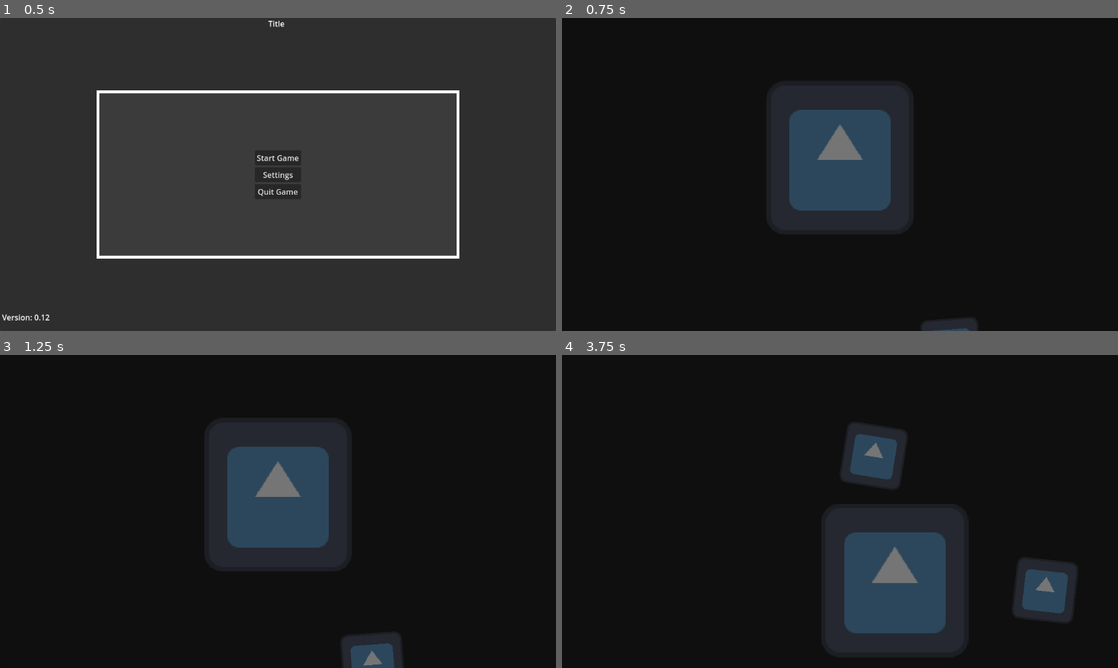
Above: before the commit, frames 1-4 (two rows, left to right).
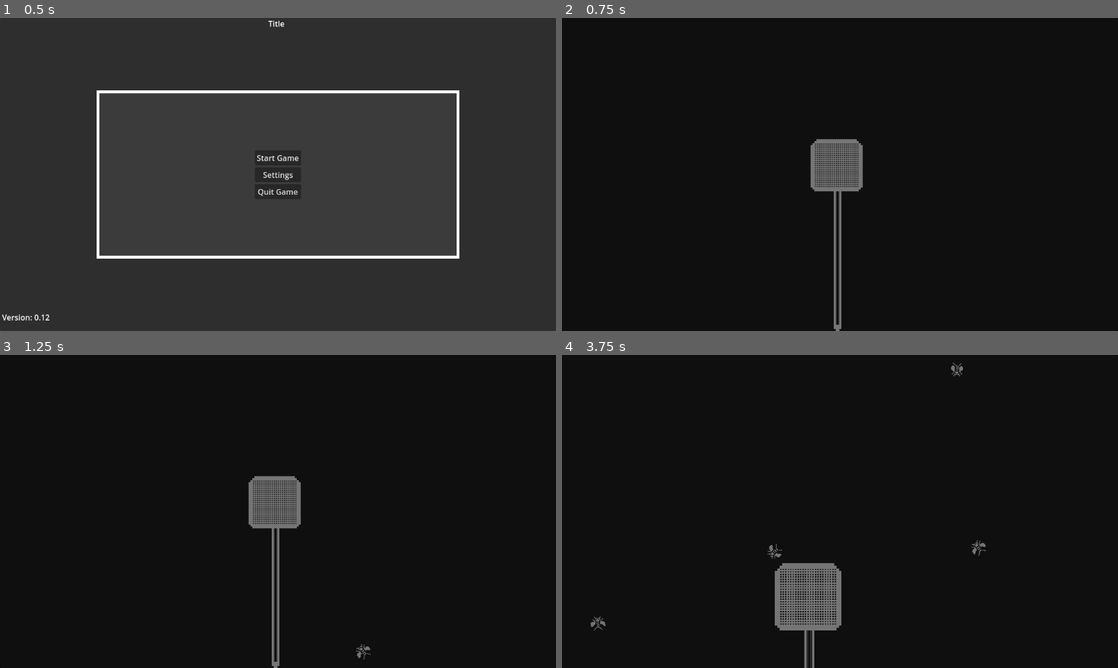
Above: after the commit, the same moments.

Repository: markusweiss/godot-template
Game: Godot game, scene res://start.tscn
Two runs of this game, one before a commit and one after it. Both use one fixed random seed, a clock stepped at 60 frames per second and the inputs below. The project has no main scene, so this scene is started directly. The engine's default icon, where the game draws it, is replaced by a stand-in: a white triangle on a blue panel in a dark square. Sound files missing from this copy of the repository are replaced by a short silence.
Inputs (mouse positions are in pixels of both pictures, inside the frame that each line leads up to):
- Up to frame 1 (0.5 s): no input
- Up to frame 2 (0.75 s): click "Start Game" at 0.5 s
- Up to frame 3 (1.25 s): no input
- Up to frame 4 (3.75 s): move the mouse to (962, 495) at 1.27 s; hold Right (move_right) 1.28-2 s; click (962, 495) at 1.42 s; drag from (728, 527) to (912, 630) at 2.02 s; move the mouse to (895, 442) at 2.77 s; hold Right (move_right) 2.78-3.5 s; click (895, 442) at 2.92 s; drag from (812, 574) to (1062, 592) at 3.52 s

Frame 1 is identical in both runs. In frame 2, 12% of the frame differs, in the area x 37-75%, y 21-100%; in frame 3, 12%; in frame 4, 17%, in the area x 5-93%, y 2-100%.

Commit message:
add a lot of music, sprite and scripting stuff

Diff:
--- a/default_bus_layout.tres
+++ b/default_bus_layout.tres
@@ -1,6 +1,9 @@
-[gd_resource type="AudioBusLayout" load_steps=2 format=3 uid="uid://foxf25uttuf3"]
+[gd_resource type="AudioBusLayout" load_steps=3 format=3 uid="uid://foxf25uttuf3"]
 
 [sub_resource type="AudioEffectSpectrumAnalyzer" id="AudioEffectSpectrumAnalyzer_g28q7"]
+resource_name = "SpectrumAnalyzer"
+
+[sub_resource type="AudioEffectSpectrumAnalyzer" id="AudioEffectSpectrumAnalyzer_j3pel"]
 resource_name = "SpectrumAnalyzer"
 
 [resource]
@@ -13,6 +16,8 @@
 bus/1/bypass_fx = false
 bus/1/volume_db = 0.0
 bus/1/send = &"Master"
+bus/1/effect/0/effect = SubResource("AudioEffectSpectrumAnalyzer_j3pel")
+bus/1/effect/0/enabled = true
 bus/2/name = &"SFX"
 bus/2/solo = false
 bus/2/mute = false
--- /dev/null
+++ b/features/Enemys/bug.tscn
@@ -0,0 +1,34 @@
+[gd_scene load_steps=5 format=3 uid="uid://dwcfwf214efb5"]
+
+[ext_resource type="Script" uid="uid://wb6uw1jqlodj" path="res://features/Enemys/fly.gd" id="1_hjytj"]
+[ext_resource type="Texture2D" uid="uid://d0u7ibrqee6bi" path="res://features/player/assets/images/icon.svg" id="2_gmxvx"]
+
+[sub_resource type="SpriteFrames" id="SpriteFrames_rg8gr"]
+animations = [{
+"frames": [],
+"loop": true,
+"name": &"default",
+"speed": 5.0
+}, {
+"frames": [{
+"duration": 1.0,
+"texture": ExtResource("2_gmxvx")
+}],
+"loop": true,
+"name": &"fliegen",
+"speed": 5.0
+}]
+
+[sub_resource type="RectangleShape2D" id="RectangleShape2D_acdtr"]
+size = Vector2(216, 153)
+
+[node name="Fly" type="Area2D"]
+script = ExtResource("1_hjytj")
+
+[node name="AnimatedSprite2D" type="AnimatedSprite2D" parent="."]
+sprite_frames = SubResource("SpriteFrames_rg8gr")
+animation = &"fliegen"
+
+[node name="CollisionShape2D" type="CollisionShape2D" parent="."]
+position = Vector2(8, -7)
+shape = SubResource("RectangleShape2D_acdtr")
--- a/features/Enemys/fly.gd
+++ b/features/Enemys/fly.gd
@@ -4,7 +4,12 @@
 
 var speed := Vector2.ZERO
 var screen_size : Vector2
-#var is_clickable := true  # Kann deaktiviert werden, wenn nötig
+
+# Für Richtungsänderung
+var change_dir_timer := 0.0
+var change_dir_interval := 1.5  # Startwert – wird nach jeder Änderung neu zufällig gesetzt
+var max_speed := 500  # Maximale Geschwindigkeit
+var min_speed := 150  # Minimale Geschwindigkeit
 
 func _ready():
 	randomize()
@@ -12,67 +17,61 @@
 	setup_spawn()
 	sprite.play("fliegen")
 
-	#mouse_entered.connect(_on_mouse_entered)
-	#mouse_exited.connect(_on_mouse_exited)
-	#input_event.connect(_on_input_event)
-
 func setup_spawn():
-	# Zufällige Startposition an einem der Bildschirmränder
 	var start_side = randi() % 4
 	var target_pos : Vector2
 
 	match start_side:
-		0:  # Rechts
+		0:
 			position = Vector2(screen_size.x + 50, randf_range(0, screen_size.y))
 			target_pos = Vector2(-50, randf_range(0, screen_size.y))
-		1:  # Links
+		1:
 			position = Vector2(-50, randf_range(0, screen_size.y))
 			target_pos = Vector2(screen_size.x + 50, randf_range(0, screen_size.y))
-		2:  # Oben
+		2:
 			position = Vector2(randf_range(0, screen_size.x), -50)
 			target_pos = Vector2(randf_range(0, screen_size.x), screen_size.y + 50)
-		3:  # Unten
+		3:
 			position = Vector2(randf_range(0, screen_size.x), screen_size.y + 50)
 			target_pos = Vector2(randf_range(0, screen_size.x), -50)
 
-	# Zufällige Geschwindigkeitsvariation
-	var base_speed = randf_range(100, 500)
-	# Richtungsvektor zur Zielposition berechnen
+	var base_speed = randf_range(min_speed, max_speed)
 	var direction = (target_pos - position).normalized()
 	speed = direction * base_speed
 
-	# Zusätzliche Zufallswerte
+	# Sprite-Rotation
+	rotation = direction.angle() + deg_to_rad(90)  # Passe an je nach Sprite-Ausrichtung
+
 	scale = Vector2.ONE * randf_range(0.8, 1.2)
-	rotation = randf_range(-0.3, 0.4)
+	change_dir_timer = randf_range(1.0, 3.0)
 
 func _process(delta):
 	position += speed * delta
-	# Löschen wenn außerhalb mit Puffer
+
+	change_dir_timer -= delta
+	if change_dir_timer <= 0:
+		change_direction()
+		change_dir_timer = randf_range(1.0, 2.5)
+
 	if position.x < -150 or position.x > screen_size.x + 150 or position.y < -150 or position.y > screen_size.y + 150:
 		queue_free()
 
-#signal fly_clicked
+func change_direction():
+	var direction = speed.normalized()
 
-#func _on_input_event(viewport, event, shape_idx):
-	#if not is_clickable:
-	#	return
+	# 20% Wahrscheinlichkeit für kompletten U-Turn
+	if randf() < 0.2:
+		direction = -direction
+	else:
+		# Richtungsänderung
+		var angle_change = randf_range(-PI / 3, PI / 3)
+		direction = direction.rotated(angle_change)
 
-	#if event is InputEventMouseButton and event.pressed and event.button_index == MOUSE_BUTTON_LEFT:
-	#	print("Fly clicked and destroyed!")
-		# Optional: Effekt vor dem Löschen abspielen
-		#sprite.play("explode")  # Angenommen Sie haben eine Animation namens "explode"
-		#await sprite.animation_finished
-	#	fly_clicked.emit()
-	#	queue_free()
+	# Geschwindigkeit erhöhen, wenn die Richtung geändert wurde
+	var new_speed = speed.length() * 1.3  # 30% schneller
+	if new_speed > max_speed:
+		new_speed = max_speed  # Geschwindigkeit darf nicht über max_speed gehen
+	speed = direction * new_speed
 
-#func _on_mouse_entered():
-	# Optional: Mouse-over Effekt
-#	if is_clickable:
-#		sprite.modulate = Color(1.2, 1.2, 1.2)  # Leicht aufhellen
-
-#func _on_mouse_exited():
-	# Farbe zurücksetzen
-#	sprite.modulate = Color.WHITE
-
-func delete_me():
-	queue_free()
+	# Neue Sprite-Ausrichtung
+	rotation = direction.angle() + deg_to_rad(90)  # ggf. anpassen
--- a/features/Enemys/fly.tscn
+++ b/features/Enemys/fly.tscn
@@ -1,7 +1,8 @@
-[gd_scene load_steps=5 format=3 uid="uid://c43ylvgo7177g"]
+[gd_scene load_steps=6 format=3 uid="uid://c43ylvgo7177g"]
 
 [ext_resource type="Script" uid="uid://wb6uw1jqlodj" path="res://features/Enemys/fly.gd" id="1_j1s6g"]
-[ext_resource type="Texture2D" uid="uid://d0u7ibrqee6bi" path="res://features/player/assets/images/icon.svg" id="2_b0l3r"]
+[ext_resource type="Texture2D" uid="uid://s7l87epcfpu0" path="res://features/Enemys/assets/images/fly1.png" id="2_b0l3r"]
+[ext_resource type="Texture2D" uid="uid://cyqvj2b6mrs72" path="res://features/Enemys/assets/images/fly2.png" id="3_1xo6c"]
 
 [sub_resource type="SpriteFrames" id="SpriteFrames_rg8gr"]
 animations = [{
@@ -11,16 +12,18 @@
 "speed": 5.0
 }, {
 "frames": [{
-"duration": 1.0,
+"duration": 0.5,
 "texture": ExtResource("2_b0l3r")
+}, {
+"duration": 0.5,
+"texture": ExtResource("3_1xo6c")
 }],
 "loop": true,
 "name": &"fliegen",
 "speed": 5.0
 }]
 
-[sub_resource type="RectangleShape2D" id="RectangleShape2D_acdtr"]
-size = Vector2(216, 153)
+[sub_resource type="CircleShape2D" id="CircleShape2D_b0l3r"]
 
 [node name="Fly" type="Area2D"]
 script = ExtResource("1_j1s6g")
@@ -28,7 +31,7 @@
 [node name="AnimatedSprite2D" type="AnimatedSprite2D" parent="."]
 sprite_frames = SubResource("SpriteFrames_rg8gr")
 animation = &"fliegen"
+frame_progress = 0.714426
 
 [node name="CollisionShape2D" type="CollisionShape2D" parent="."]
-position = Vector2(8, -7)
-shape = SubResource("RectangleShape2D_acdtr")
+shape = SubResource("CircleShape2D_b0l3r")
--- a/features/levels/area_2d.gd
+++ b/features/levels/area_2d.gd
@@ -7,4 +7,13 @@
 func _on_area_entered(area):
 	if not $CollisionShape2D.disabled:
 		print("Treffer mit Area: ", area.name)
+		play_splash_sound()
 		area.queue_free()
+
+func play_splash_sound():
+	var sound_player := AudioStreamPlayer2D.new()
+	sound_player.stream = load("res://features/Enemys/assets/sounds/splash.mp3")
+	sound_player.bus = "SFX"
+	sound_player.global_position = global_position  # Oder setze eine andere Position
+	add_child(sound_player)
+	sound_player.play()
--- a/features/levels/fly_swatter.gd
+++ b/features/levels/fly_swatter.gd
@@ -2,19 +2,66 @@
 
 @export var boundary_rect: Rect2 = Rect2(0, 0, 1024, 600)
 
+var is_swinging := false
+var swing_timer := 0.0
+var swing_duration := 0.3
+var start_pos: Vector2
+var start_scale := Vector2.ONE
+var max_scale := Vector2(1.5, 1.5)
+var pull_back_offset := Vector2(0, -30)
+var slam_offset := Vector2(0, 60)
+
 func _ready():
-	# Starte mit DEAKTIVIERTER Kollision
 	$Area2D/CollisionShape2D.disabled = true
-	#Input.set_mouse_mode(Input.MOUSE_MODE_HIDDEN)
+	start_scale = scale
 
 func _process(delta):
-	# Mausposition verfolgen (innerhalb der Boundary)
-	var mouse_pos = get_global_mouse_position()
-	position = mouse_pos.clamp(boundary_rect.position, boundary_rect.end)
+	if is_swinging:
+		swing_timer += delta
+		var t = swing_timer / swing_duration
+
+		if t < 0.3:
+			# Ausholen
+			var lerp_pos = start_pos.lerp(start_pos + pull_back_offset, t / 0.3)
+			var lerp_scale = start_scale.lerp(start_scale * 0.9, t / 0.3)
+			position = lerp_pos
+			scale = lerp_scale
+		elif t < 0.7:
+			# Zuschlagen
+			var slam_t = (t - 0.3) / 0.4
+			var slam_pos = start_pos + pull_back_offset
+			var lerp_pos = slam_pos.lerp(start_pos + slam_offset, slam_t)
+			var lerp_scale = (start_scale * 0.9).lerp(max_scale, slam_t)
+			position = lerp_pos
+			scale = lerp_scale
+			$Area2D/CollisionShape2D.disabled = false
+		else:
+			# Zurück zur Maus
+			var return_t = (t - 0.7) / 0.3
+			var lerp_pos = (start_pos + slam_offset).lerp(start_pos, return_t)
+			var lerp_scale = max_scale.lerp(start_scale, return_t)
+			position = lerp_pos
+			scale = lerp_scale
+
+			if t >= 1.0:
+				is_swinging = false
+				swing_timer = 0.0
+				scale = start_scale
+				$Area2D/CollisionShape2D.disabled = true
+	else:
+		position = get_global_mouse_position().clamp(boundary_rect.position, boundary_rect.end)
+		start_pos = position
 
 func _input(event):
-	if event is InputEventMouseButton:
-		if event.button_index == MOUSE_BUTTON_LEFT:
-			# Kollision NUR AKTIVIEREN, solange die Maus gedrückt ist
-			$Area2D/CollisionShape2D.disabled = not event.pressed
-			print("Kollision:", " aktiviert" if event.pressed else " deaktiviert")
+	if event is InputEventMouseButton and event.button_index == MOUSE_BUTTON_LEFT and event.pressed and not is_swinging:
+		play_swatter_sound()
+		is_swinging = true
+		swing_timer = 0.0
+
+func play_swatter_sound():
+	var sound_player := AudioStreamPlayer2D.new()
+	sound_player.stream = load("res://features/player/assets/sounds/swatter.mp3")
+	sound_player.bus = "SFX"
+	sound_player.global_position = global_position  # Oder setze eine andere Position
+	add_child(sound_player)
+	sound_player.play()
--- a/features/levels/test_fly_game.gd
+++ b/features/levels/test_fly_game.gd
@@ -1,12 +1,12 @@
 extends Node2D
 
 @export var fliege_scene : PackedScene = preload("res://features/Enemys/fly.tscn")
-@export var min_spawn_time : float = 0.8
+@export var min_spawn_time : float = 0.2
 @export var max_spawn_time : float = 1.5
 
 @onready var player = $AudioStreamPlayer2D
 
-@onready var spectrum = AudioServer.get_bus_effect_instance(AudioServer.get_bus_index("Master"), 0)
+@onready var spectrum = AudioServer.get_bus_effect_instance(AudioServer.get_bus_index("Music"), 0)
 var bass_strength : float = 0.0
 
 func _process(delta):
@@ -18,15 +18,15 @@
 func _update_fliegen_scale(strength: float):
 	for fliege in get_tree().get_nodes_in_group("fliegen"):
 		var base_scale = Vector2(1, 1)
-		var scale_factor = clamp(strength * 30.0, 1.0, 2.0) # Werte anpassen!
+		var scale_factor = clamp(strength * 20.0, 1.0, 3.0) # Werte anpassen!
 		#fliege.scale = base_scale * scale_factor
 		fliege.scale = fliege.scale.lerp(base_scale * scale_factor, 0.1)  # Der Wert 0.1 kontrolliert die Geschwindigkeit der Skalierung
 
 func _ready():
 	# Musik initialisieren
-	player.stream = load("res://features/UI/main_menu/assets/sounds/templateloop.mp3")
+	player.stream = load("res://features/UI/main_menu/assets/sounds/beattest2.mp3")
 	player.stream.loop = true
-	player.bus = "Master"
+	player.bus = "Music"
 	player.play()
 
 	randomize()
--- a/features/levels/test_fly_game.tscn
+++ b/features/levels/test_fly_game.tscn
@@ -1,8 +1,8 @@
 [gd_scene load_steps=8 format=3 uid="uid://de2f4iob4u2sm"]
 
 [ext_resource type="Script" uid="uid://brijnvps7f5c1" path="res://features/levels/test_fly_game.gd" id="1_acdtr"]
-[ext_resource type="Texture2D" uid="uid://d0u7ibrqee6bi" path="res://features/player/assets/images/icon.svg" id="1_kfuib"]
 [ext_resource type="PackedScene" uid="uid://c43ylvgo7177g" path="res://features/Enemys/fly.tscn" id="2_rg8gr"]
+[ext_resource type="Texture2D" uid="uid://cmbgl8ubd0tqj" path="res://features/player/assets/images/flyswatter.png" id="3_nmn2b"]
 [ext_resource type="Script" uid="uid://eepdu6k8ur63" path="res://features/levels/fly_swatter.gd" id="4_4pjdu"]
 [ext_resource type="Script" uid="uid://c3odfivc04uu0" path="res://features/levels/area_2d.gd" id="5_nmn2b"]
 
@@ -10,7 +10,7 @@
 bg_color = Color(0, 0, 0, 1)
 
 [sub_resource type="RectangleShape2D" id="RectangleShape2D_4pjdu"]
-size = Vector2(23.4248, 8.45284)
+size = Vector2(57.6341, 60.9959)
 
 [node name="TestFlyGame" type="Node2D"]
 script = ExtResource("1_acdtr")
@@ -26,8 +26,9 @@
 [node name="Fly" parent="Panel" groups=["fliegen"] instance=ExtResource("2_rg8gr")]
 
 [node name="FlySwatter" type="Sprite2D" parent="."]
-scale = Vector2(2.39062, 2.48438)
-texture = ExtResource("1_kfuib")
+position = Vector2(0, 135)
+texture = ExtResource("3_nmn2b")
+offset = Vector2(-4.61538, 197.154)
 script = ExtResource("4_4pjdu")
 
 [node name="Area2D" type="Area2D" parent="FlySwatter"]
@@ -36,8 +37,8 @@
 script = ExtResource("5_nmn2b")
 
 [node name="CollisionShape2D" type="CollisionShape2D" parent="FlySwatter/Area2D"]
-position = Vector2(87, -46.5)
-scale = Vector2(2.39062, 2.48437)
+position = Vector2(79.4885, 124.877)
+scale = Vector2(2.48699, 2.68608)
 shape = SubResource("RectangleShape2D_4pjdu")
 
 [node name="AudioStreamPlayer2D" type="AudioStreamPlayer2D" parent="."]
Binary file added: features/Enemys/assets/images/fly1.png
Not shown, added: features/Enemys/assets/images/fly1.png.import
Binary file added: features/Enemys/assets/images/fly2.png
Not shown, added: features/Enemys/assets/images/fly2.png.import
Not shown, added: features/Enemys/assets/sounds/splash.mp3.import
Not shown, added: features/UI/main_menu/assets/sounds/beattest2.mp3.import
Binary file added: features/player/assets/images/flyswatter.png
Not shown, added: features/player/assets/images/flyswatter.png.import
Not shown, added: features/player/assets/sounds/swatter.mp3.import
Not shown, added: features/Enemys/assets/sounds/splash.mp3
Not shown, added: features/UI/main_menu/assets/sounds/beattest2.mp3
Not shown, added: features/player/assets/sounds/swatter.mp3
